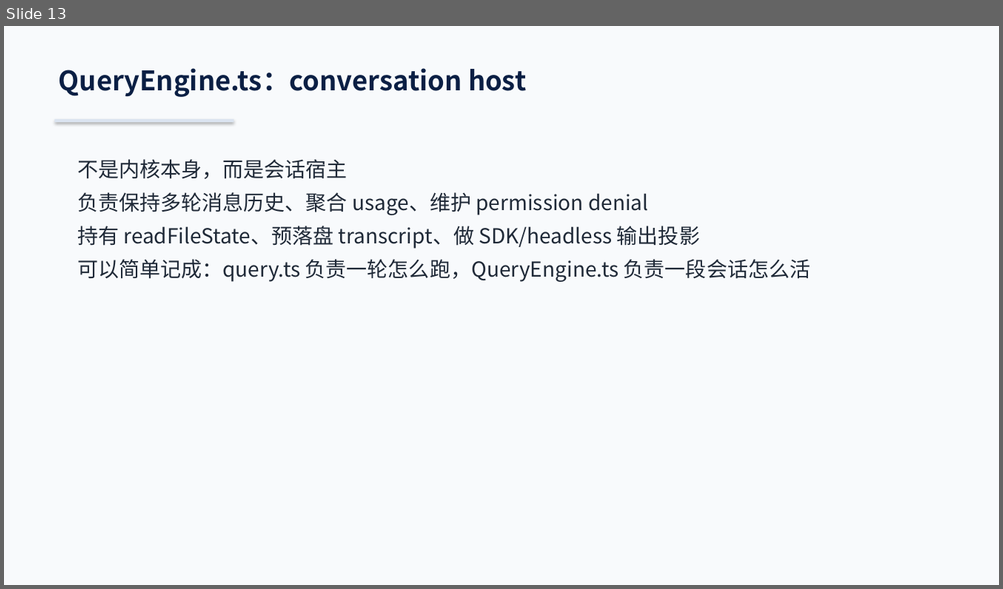
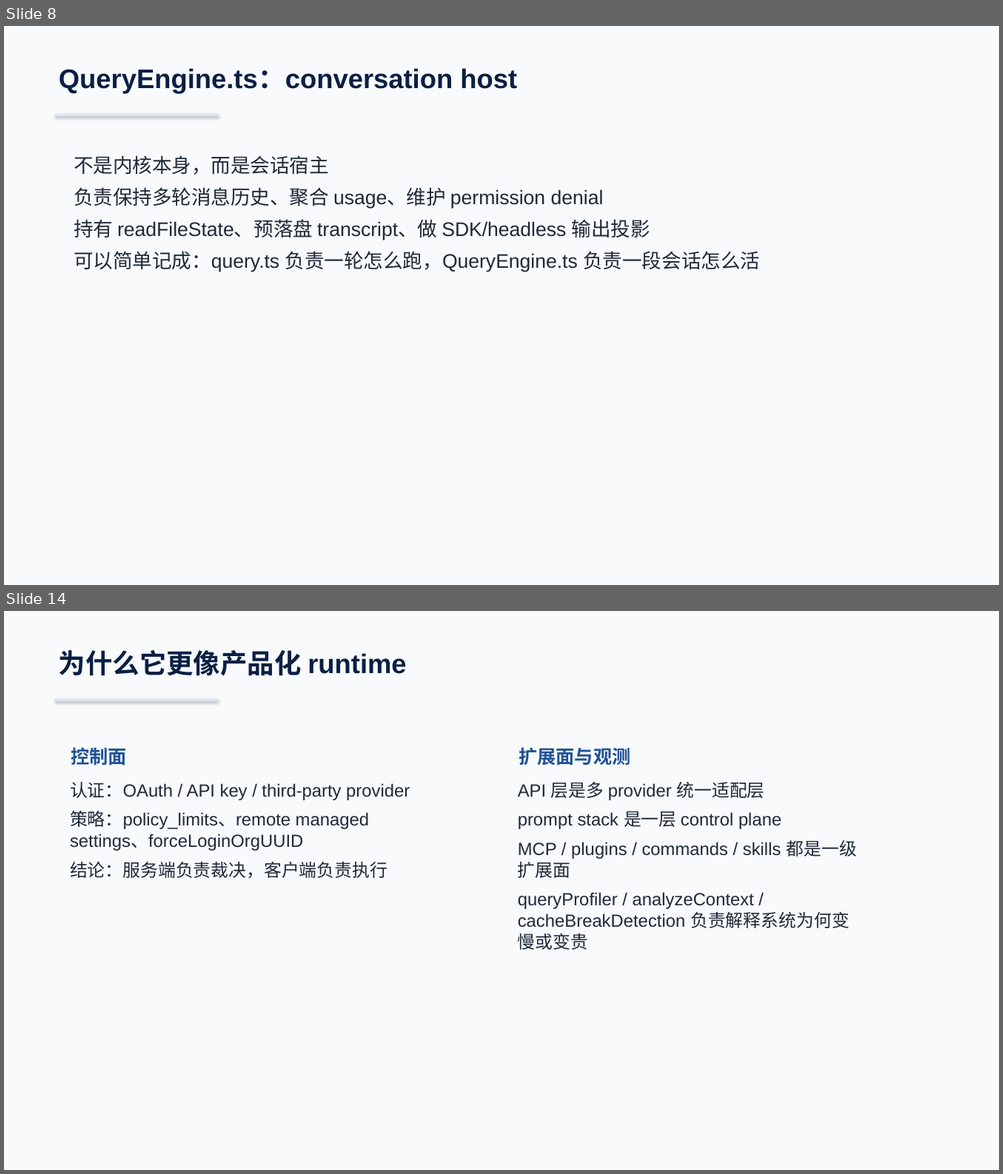
Before and after one commit to boboliu-1010/ccode, a slide deck: docs/zh/00-代码总览与运行时走读-WPS兼容版.pptx. Shown one above the other, each under a label of ours: slide 13 before the commit, slides 8 and 14 after it; the slides between them are not shown. The pictures are 1003x589 and 1003x1174 pixels, drawn with LibreOffice and Linux fonts; fonts in the diff are those of the drawing. Boxes give left, top, right and bottom in pixels: in the first picture for what was removed or moved away, otherwise in the second. Text is boxed around its words. In the diff, an @@ line names an element or a change of style, - is before the commit and + after.

```diff
--- a/docs/zh/00-代码总览与运行时走读-WPS兼容版.pptx
+++ b/docs/zh/00-代码总览与运行时走读-WPS兼容版.pptx
@@ slide 14 added at [4,611,999,1170], background #F8FAFC @@
@@ text added at [59,650,406,676], 26 pt, text #0B1F44, bold @@
+为什么它更像产品化 runtime
@@ rectangle added at [55,699,219,701], fill #DBE4F0 @@
@@ text added at [71,747,128,766], 18 pt, text #205295, bold @@
+控制面
@@ text added at [518,747,630,766], 18 pt, text #205295, bold @@
+扩展面与观测
@@ text added at [70,782,410,879], 17 pt, text #1F2937 @@
+认证：OAuth / API key / third-party provider
+策略：policy_limits、remote managed settings、forceLoginOrgUUID
+结论：服务端负责裁决，客户端负责执行
@@ text added at [518,782,856,950], 17 pt, text #1F2937 @@
+API 层是多 provider 统一适配层
+prompt stack 是一层 control plane
+MCP / plugins / commands / skills 都是一级扩展面
+queryProfiler / analyzeContext / cacheBreakDetection 负责解释系统为何变慢或变贵
@@ what was slide 13 is now slide 8 @@
@@ slide 8 changed as well @@
@@ text "QueryEngine.ts：conversation host" at [59,68,517,93]: font Noto Sans CJK SC to Arial @@
@@ rectangle: place and size @@
-rectangle at [55,119,234,122]
+rectangle at [55,114,219,116]
@@ text "不是内核本身，而是会话宿主" at [74,156,760,272]: size 20 to 19 pt, font Noto Sans CJK SC to Arial @@
```
Also in this commit, not shown: 10 other slides changed, 4 other slides added, 20 slides removed, 1 other file.
